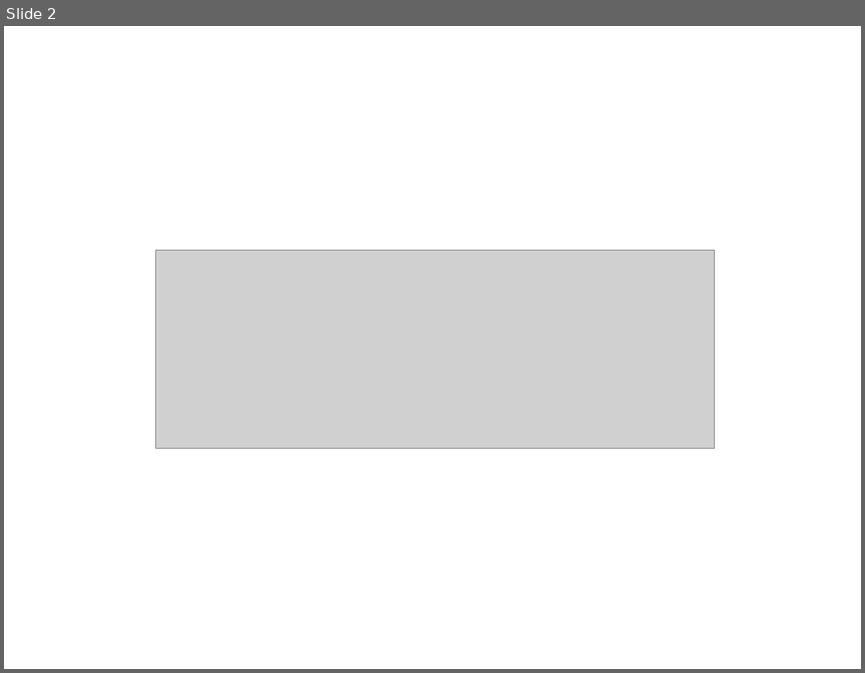
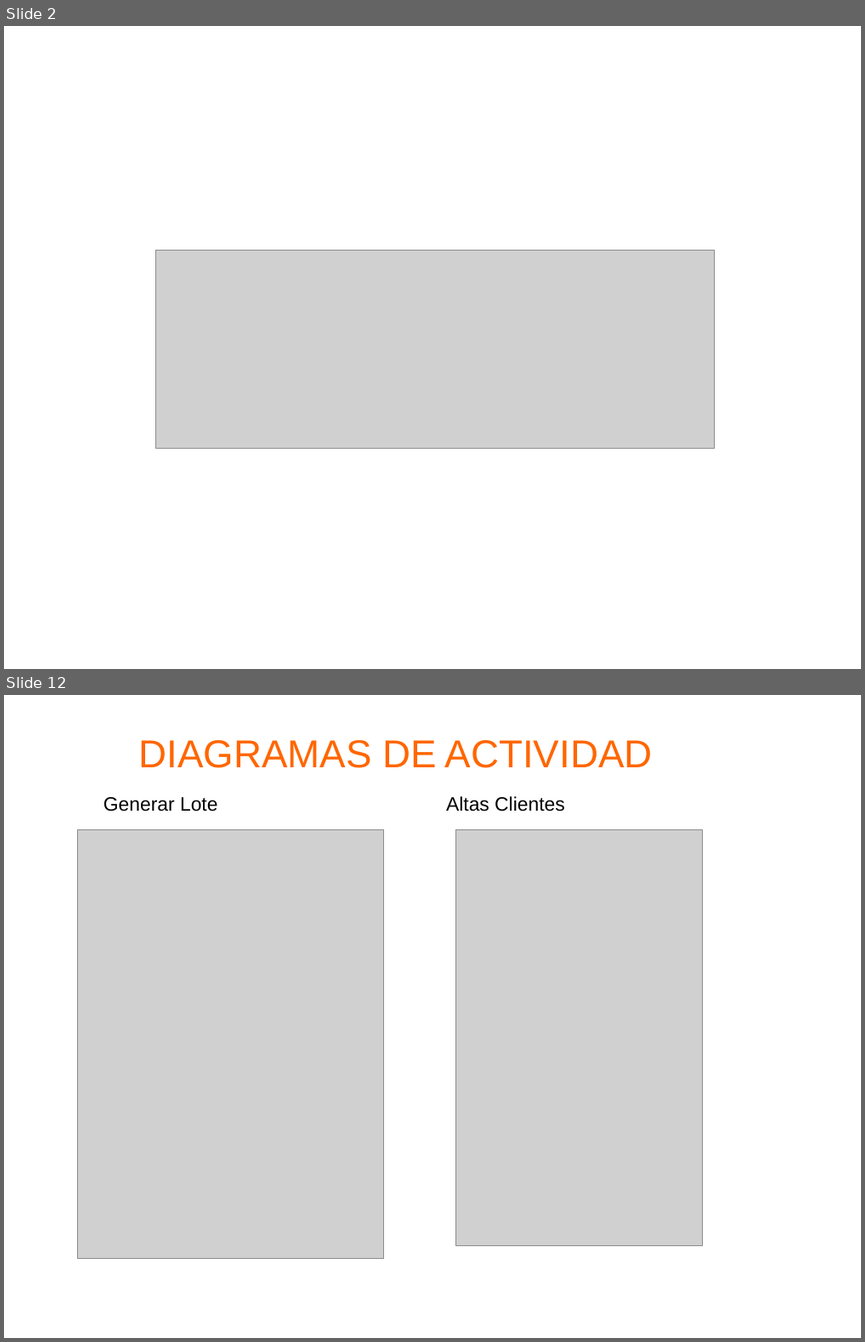
Before and after one commit to i52eszur/carneaerp, a slide deck: documentacion/presentacion/presentacion.odp. Shown one above the other, each under a label of ours: slide 2 before the commit, slides 2 and 12 after it; the slides between them are not shown. The pictures are 865x673 and 865x1342 pixels, drawn with LibreOffice and Linux fonts; fonts in the diff are those of the drawing; grey boxes stand for pictures; background and template pictures are left out. Boxes give left, top, right and bottom in pixels: in the first picture for what was removed or moved away, otherwise in the second. Text is boxed around its words. In the diff, an @@ line names an element or a change of style, - is before the commit and + after.

```diff
--- a/documentacion/presentacion/presentacion.odp
+++ b/documentacion/presentacion/presentacion.odp
@@ slide 12 added at [4,695,861,1338], background #FFFFFF @@
@@ title added at [138,740,653,768], 36 pt, text #FF6600 @@
+DIAGRAMAS DE ACTIVIDAD
@@ text added at [446,796,565,811], 18 pt, text #000000 @@
+Altas Clientes
@@ text added at [103,797,217,811], 18 pt, text #000000 @@
+Generar Lote
@@ picture added at [77,829,383,1258] @@
@@ picture added at [455,829,702,1246] @@
```
Also in this commit, not shown: 1 slide changed, 13 other slides added, 3 slides removed, 5 other files.
